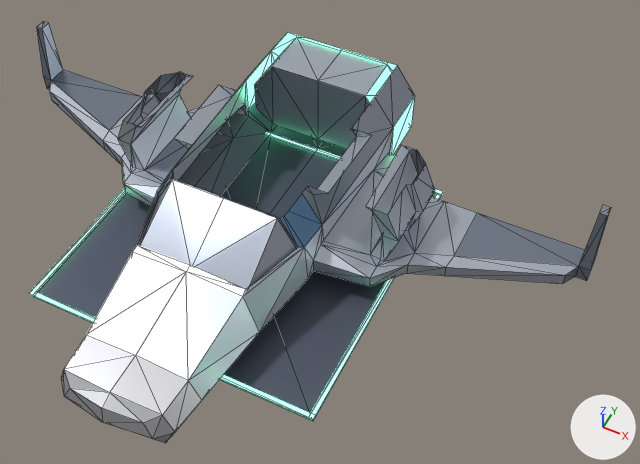
A saved change to the Blender file public/models/spaceship/blend/Spaceship6.blend.
Both versions are drawn from a 50 mm lens placed at (32.8, -54.1, 67.6), pointed at (7.4, -3.3, 4.1). The lights are fixed; the arrows at lower right show +X, +Y and +Z. The older version comes first. Mesh edges are drawn as thin lines.

Script lines for the objects in view, before the commit:
```python
me_cylinder = bpy.data.meshes.new('Cylinder')
me_cylinder.from_pydata(...)  # 336 vertices, 496 faces; spans x -31.9..31.9, y -28.8..16.6, z 0.0..9.9
me_cylinder.materials.append(mat_hull_main)  # light grey #c4cbd7
me_cylinder.materials.append(mat_hull_panel)  # light grey #adb5c2
me_cylinder.materials.append(mat_hull_underbelly)  # grey #767c8b
me_cylinder.materials.append(mat_hull_wing)  # grey #99a4b5
me_cylinder.materials.append(mat_hull_nose)  # light grey #d3d3d7
me_cylinder.materials.append(mat_engine_glow)  # greyish blue #59656f, glowing green #65e39e
me_cylinder.materials.append(mat_canopy_glass)  # dark blue #303f50
me_cylinder.materials.append(mat_deck_floor)  # greyish blue #59616f
me_cylinder.materials.append(mat_hull_trim)  # dark blue #3f5059, glowing green #65e39e
me_cylinder.materials.append(mat_console)  # greyish blue #696f81, glowing green #65e39e
ob_spaceship5 = bpy.data.objects.new('Spaceship5', me_cylinder)
ob_spaceship5.location = (0.0, 0.0, 0.0)
```
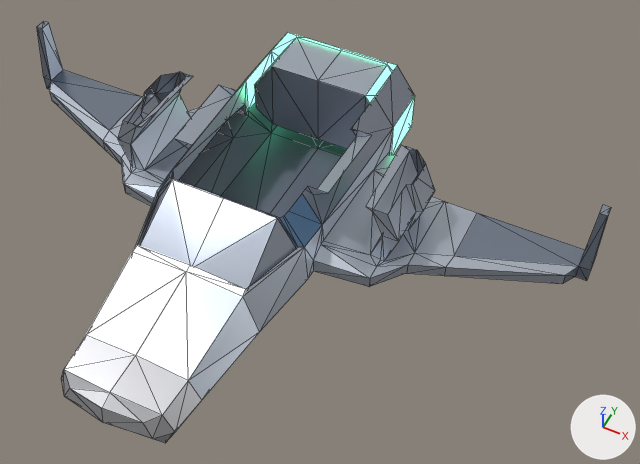
What changed in the scene script:
```text
Change me_cylinder:
    used by ob_spaceship5; location = (0.0, 0.0, 0.0)
    remove me_cylinder.from_pydata(...)  # 336 vertices, 496 faces; spans x -31.9..31.9, y -28.8..16.6, z 0.0..9.9
    add me_cylinder.from_pydata(...)  # 296 vertices, 476 faces; spans x -31.9..31.9, y -28.8..16.6, z 0.0..9.9
    me_cylinder part 1: 10 loose pieces with 40 vertices, spanning x -15.5..15.0, y -19.8..10.7, z 0.1..2.5, are deleted
    remove me_cylinder.materials.append(mat_deck_floor)  # greyish blue #59616f
    remove me_cylinder.materials.append(mat_hull_trim)  # dark blue #3f5059, glowing green #65e39e
    remove me_cylinder.materials.append(mat_console)  # greyish blue #696f81, glowing green #65e39e
```

Where the change shows, as pixel boxes (x1, y1, x2, y2) in the pictures (640 x 464 px):
'Spaceship5', reshaped: before (29, 21, 611, 443); after (37, 21, 611, 443)
part 1 of me_cylinder, deleted: before (29, 132, 443, 421)
